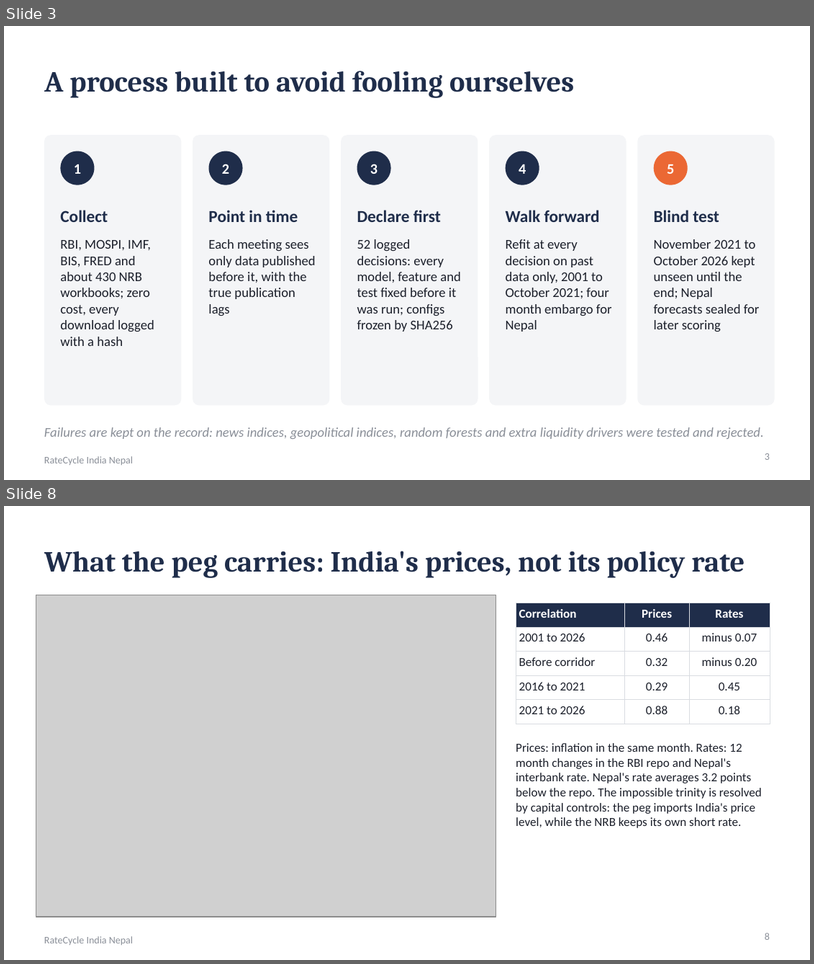
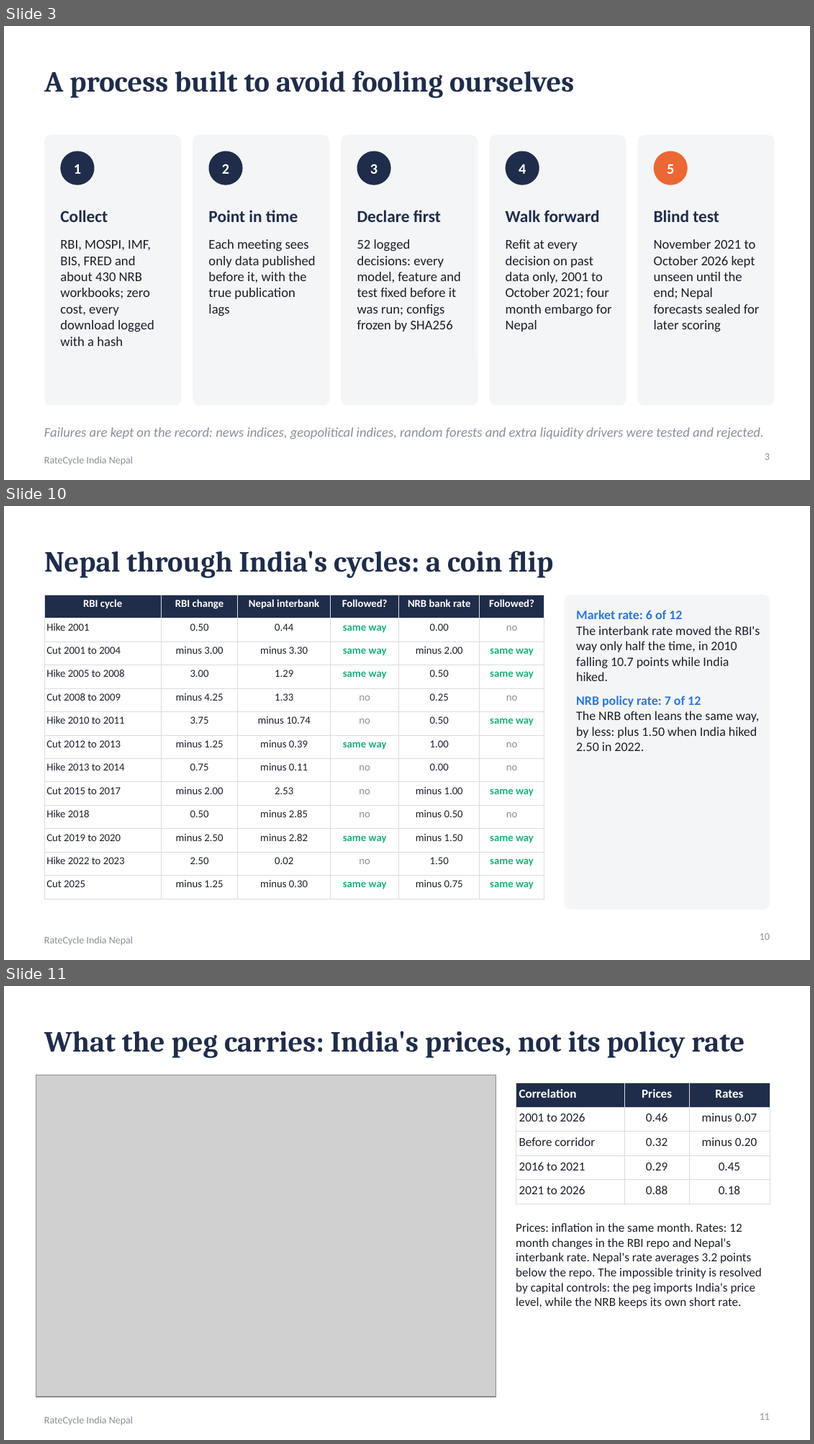
Before and after one commit to sakrit204-byte/interest_rate_cycle_prediction_for_india, a slide deck: reports/presentation/ratecycle_india_nepal.pptx. Shown one above the other, each under a label of ours: slides 3 and 8 before the commit, slides 3, 10 and 11 after it; the slides between them are not shown. The pictures are 814x964 and 814x1444 pixels, drawn with LibreOffice and Linux fonts; fonts in the diff are those of the drawing; grey boxes stand for pictures. Boxes give left, top, right and bottom in pixels: in the first picture for what was removed or moved away, otherwise in the second. Text is boxed around its words. In the diff, an @@ line names an element or a change of style, - is before the commit and + after.

Commit message:
Presentation refocused on India's new rate cycle and Nepal under the peg, cycle comparison, decision D053

```diff
--- a/reports/presentation/ratecycle_india_nepal.pptx
+++ b/reports/presentation/ratecycle_india_nepal.pptx
@@ slide 10 added at [4,506,810,960], background #FFFFFF; not listed: 1 template element that a slide beside it also shows @@
@@ title added at [44,551,553,578], 26 pt, text #1F2D4A, bold @@
+Nepal through India's cycles: a coin flip
@@ table added at [44,595,544,892], 13 rows, 6 columns @@
+RBI cycle | RBI change | Nepal interbank | Followed? | NRB bank rate | Followed?
+Hike 2001 | 0.50 | 0.44 | same way | 0.00 | no
+Cut 2001 to 2004 | minus 3.00 | minus 3.30 | same way | minus 2.00 | same way
+Hike 2005 to 2008 | 3.00 | 1.29 | same way | 0.50 | same way
+Cut 2008 to 2009 | minus 4.25 | 1.33 | no | 0.25 | no
+Hike 2010 to 2011 | 3.75 | minus 10.74 | no | 0.50 | same way
+Cut 2012 to 2013 | minus 1.25 | minus 0.39 | same way | 1.00 | no
+Hike 2013 to 2014 | 0.75 | minus 0.11 | no | 0.00 | no
+Cut 2015 to 2017 | minus 2.00 | 2.53 | no | minus 1.00 | same way
+Hike 2018 | 0.50 | minus 2.85 | no | minus 0.50 | no
+Cut 2019 to 2020 | minus 2.50 | minus 2.82 | same way | minus 1.50 | same way
+Hike 2022 to 2023 | 2.50 | 0.02 | no | 1.50 | same way
+Cut 2025 | minus 1.25 | minus 0.30 | same way | minus 0.75 | same way
@@ rounded rectangle added at [564,595,770,909], fill #F4F5F7 @@
@@ text added at [576,610,761,751], 11.5 pt, text #1B1F2A @@
+Market rate: 6 of 12
+The interbank rate moved the RBI's way only half the time, in 2010 falling 10.7 points while India hiked.
+NRB policy rate: 7 of 12
+The NRB often leans the same way, by less: plus 1.50 when India hiked 2.50 in 2022.
@@ page number added at [760,933,770,939], 9 pt, text #8A8F98 @@
+10
@@ what was slide 8 is now slide 11 @@
@@ page number at [760,1413,770,1419]: text changed @@
-8
+11
```
Also in this commit, not shown: 9 slides changed, 3 other slides added, 5 other files.
